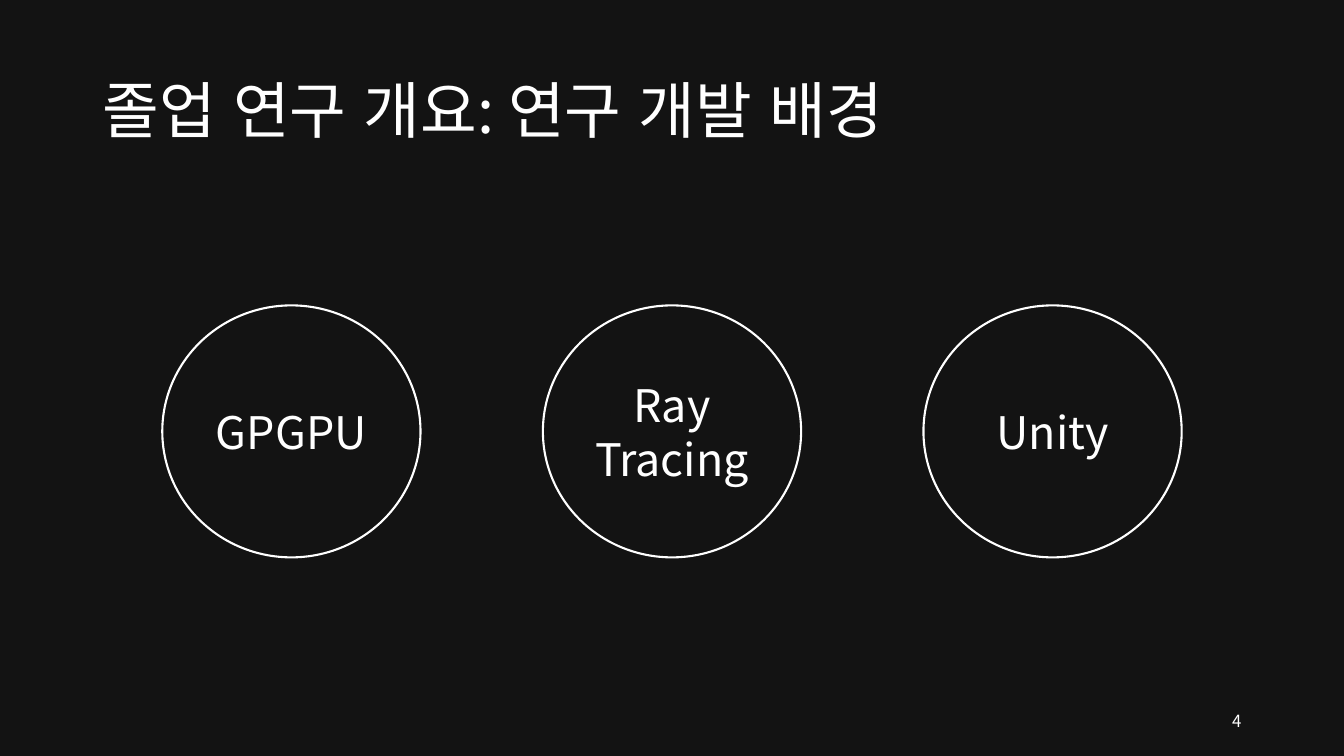
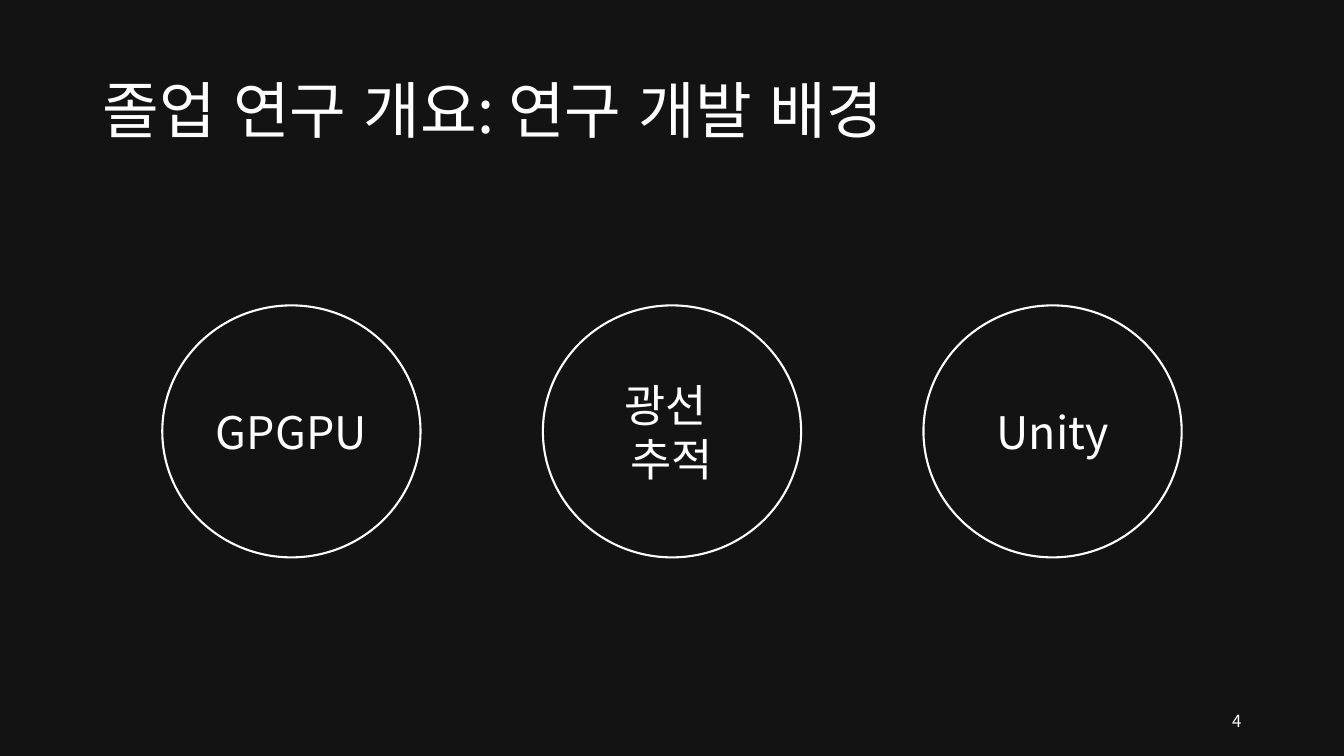
Before and after one commit to SEETHELGIHT/CapstonePlanning, a slide deck: slide 4 of doc/GPU-Accelerated_Ray_Tracing.pptx. Drawn at 1344x756 pixels with LibreOffice and Linux fonts; fonts in the diff are those of the drawing. Boxes give left, top, right and bottom in pixels: in the first picture for what was removed or moved away, otherwise in the second. Text is boxed around its words. In the diff, an @@ line names an element or a change of style, - is before the commit and + after.

```diff
--- a/doc/GPU-Accelerated_Ray_Tracing.pptx
+++ b/doc/GPU-Accelerated_Ray_Tracing.pptx
@@ text in ellipse at [624, 385, 713, 480]: text changed @@
-Ray
-Tracing
+광선
+추적
```
Also in this commit, not shown: 8 other slides changed.
